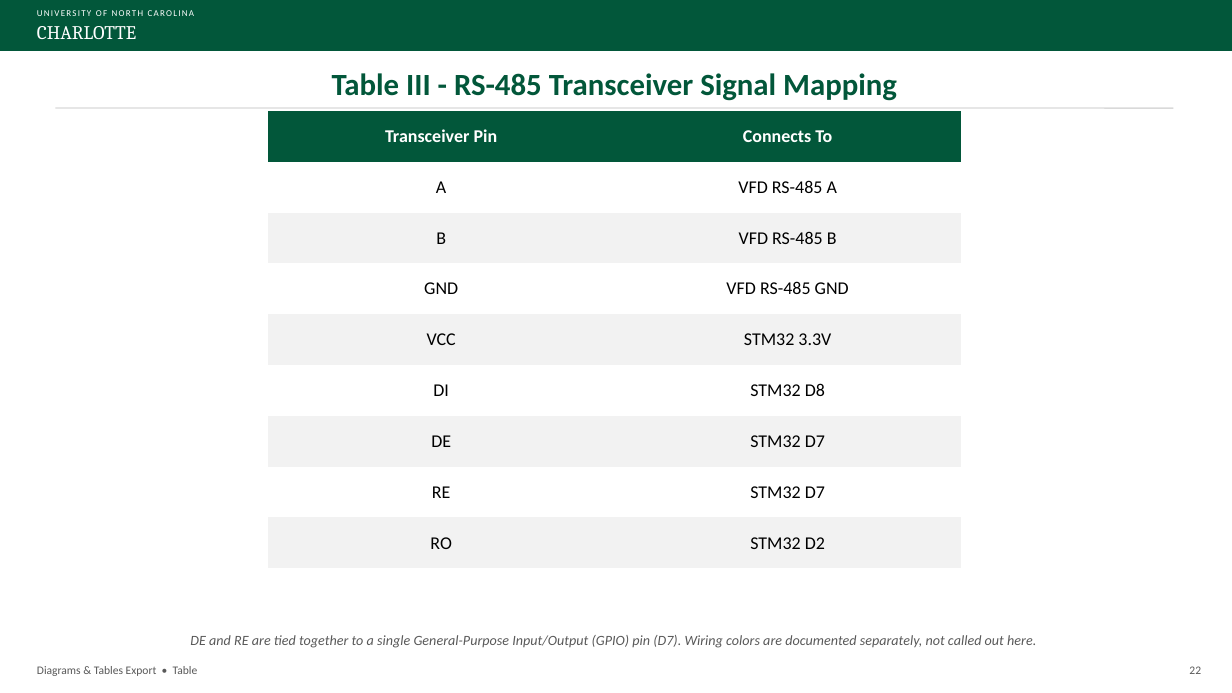
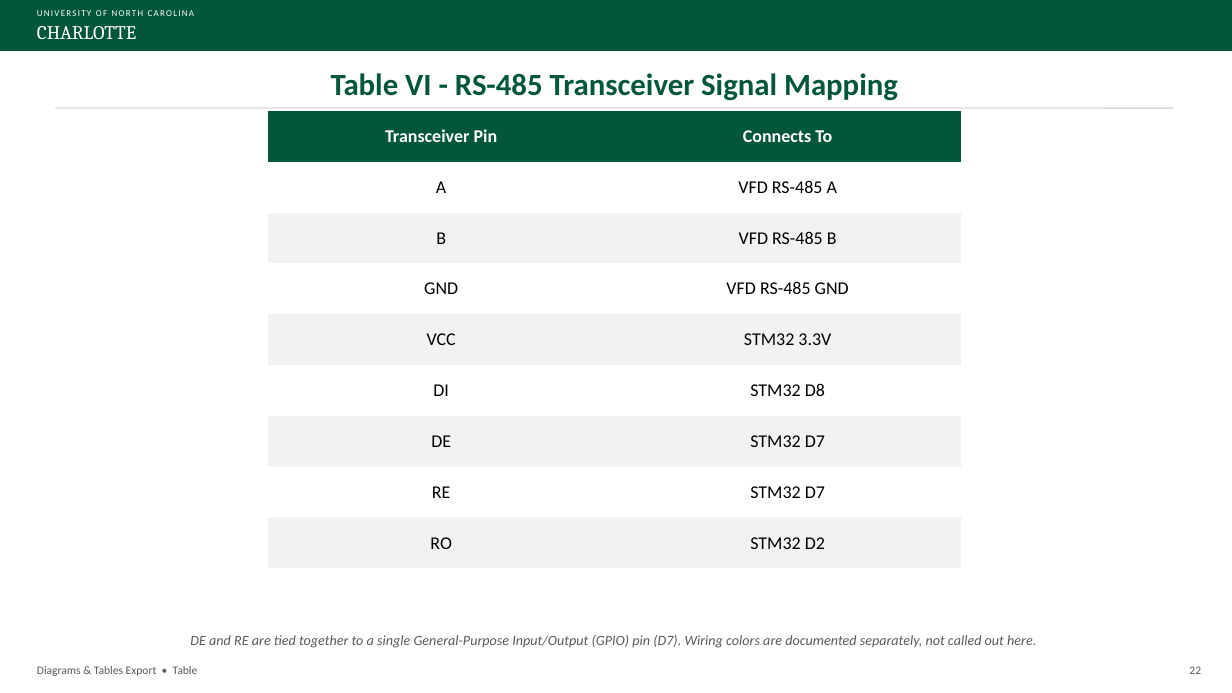
Before and after one commit to David-4529/Capstone, a slide deck: slide 22 of docs/paper/Sensorless_Load_Estimation_Diagrams_Tables_Export_Rev13.pptx. Drawn at 1232x693 pixels with LibreOffice and Linux fonts; fonts in the diff are those of the drawing. Boxes give left, top, right and bottom in pixels: in the first picture for what was removed or moved away, otherwise in the second. Text is boxed around its words. In the diff, an @@ line names an element or a change of style, - is before the commit and + after.

```diff
--- a/docs/paper/Sensorless_Load_Estimation_Diagrams_Tables_Export_Rev13.pptx
+++ b/docs/paper/Sensorless_Load_Estimation_Diagrams_Tables_Export_Rev13.pptx
@@ text at box(331, 73, 898, 101): text changed @@
-Table III - RS-485 Transceiver Signal Mapping
+Table VI - RS-485 Transceiver Signal Mapping
```
Also in this commit, not shown: 4 other slides changed.
